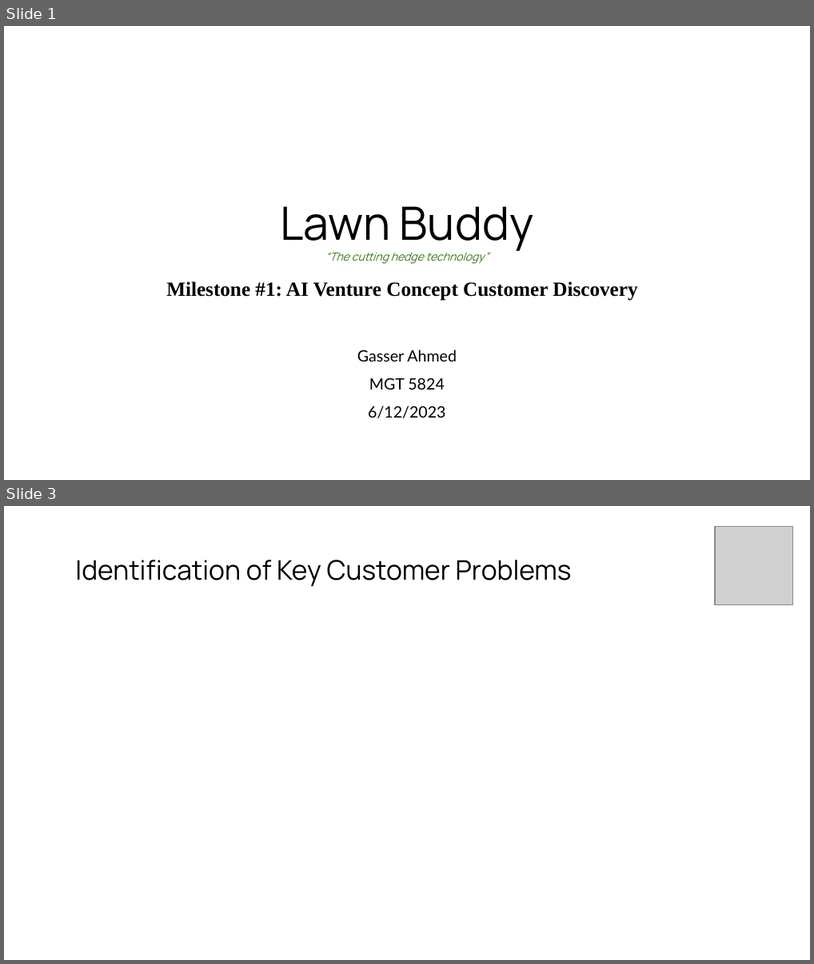
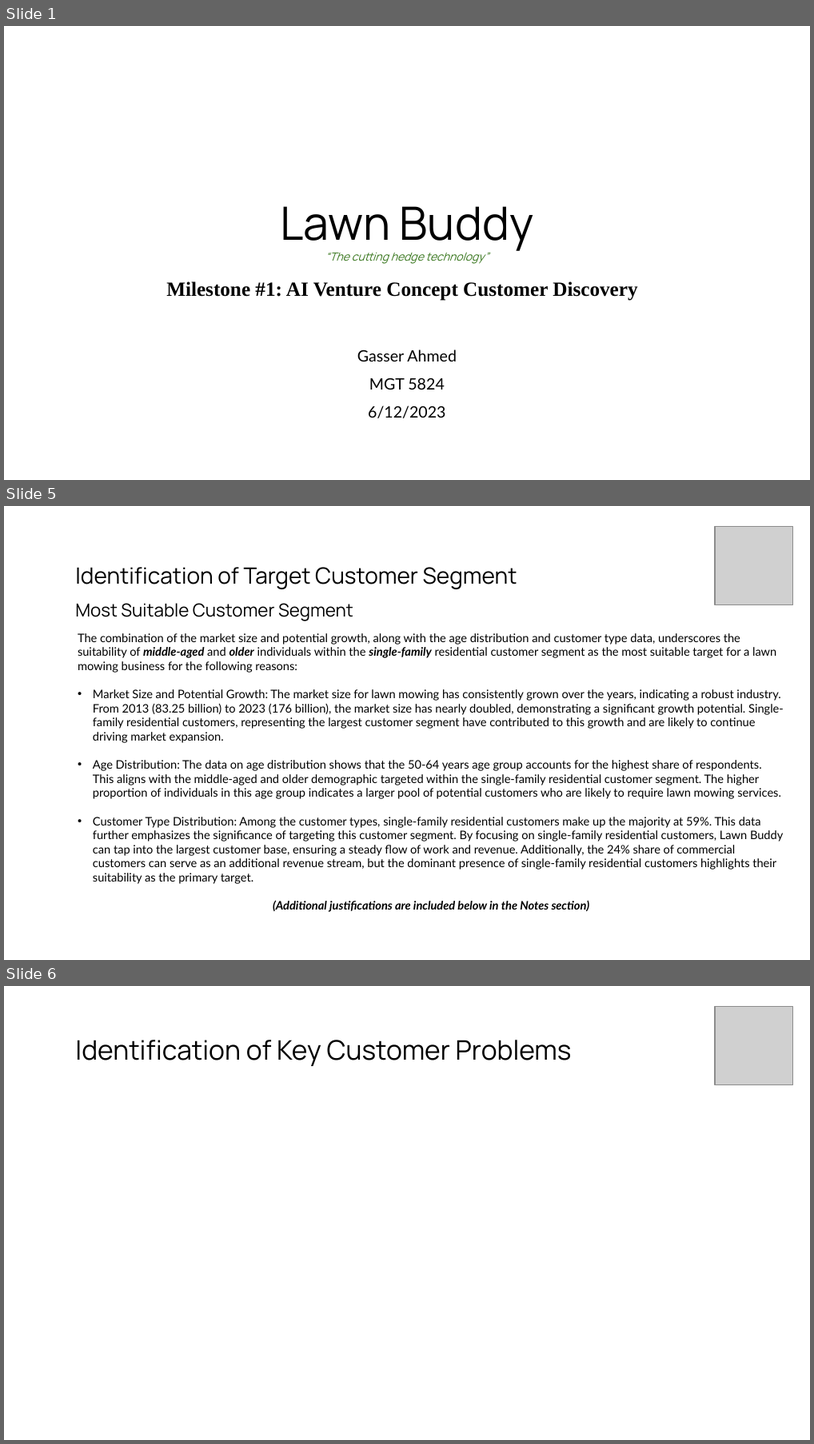
Before and after one commit to gasserahmed/VT-MIT, a slide deck: MGT5824-Tech-based Entrepreneurship/Assignments/Milestone #1 - AI Venture Concept Customer Discovery/gasser18-milestone1_customer_discovery_slides.pptx. Shown one above the other, each under a label of ours: slides 1 and 3 before the commit, slides 1, 5 and 6 after it; the slides between them are not shown. The pictures are 814x964 and 814x1444 pixels, drawn with LibreOffice and Linux fonts; fonts in the diff are those of the drawing; grey boxes stand for pictures. Boxes give left, top, right and bottom in pixels: in the first picture for what was removed or moved away, otherwise in the second. Text is boxed around its words. In the diff, an @@ line names an element or a change of style, - is before the commit and + after.

```diff
--- a/MGT5824-Tech-based Entrepreneurship/Assignments/Milestone #1 - AI Venture Concept Customer Discovery/gasser18-milestone1_customer_discovery_slides.pptx
+++ b/MGT5824-Tech-based Entrepreneurship/Assignments/Milestone #1 - AI Venture Concept Customer Discovery/gasser18-milestone1_customer_discovery_slides.pptx
@@ slide 5 added at (4,506,810,960), background #FFFFFF @@
@@ picture added at (715,527,794,605) @@
@@ title added at (75,567,518,621), 20 pt, text #000000 @@
+Identification of Target Customer Segment
+Most Suitable Customer Segment
@@ text added at (78,633,784,912), 10.5 pt, text #000000 @@
+The combination of the market size and potential growth, along with the age distribution and customer type data, underscores the suitability of middle-aged and older individuals within the single-family residential customer segment as the most suitable target for a lawn mowing business for the following reasons:
+• Market Size and Potential Growth: The market size for lawn mowing has consistently grown over the years, indicating a robust industry. From 2013 (83.25 billion) to 2023 (176 billion), the market size has nearly doubled, demonstrating a significant growth potential. Single-family residential customers, representing the largest customer segment have contributed to this growth and are likely to continue driving market expansion.
+• Age Distribution: The data on age distribution shows that the 50-64 years age group accounts for the highest share of respondents. This aligns with the middle-aged and older demographic targeted within the single-family residential customer segment. The higher proportion of individuals in this age group indicates a larger pool of potential customers who are likely to require lawn mowing services.
+• Customer Type Distribution: Among the customer types, single-family residential customers make up the majority at 59%. This data further emphasizes the significance of targeting this customer segment. By focusing on single-family residential customers, Lawn Buddy can tap into the largest customer base, ensuring a steady flow of work and revenue. Additionally, the 24% share of commercial customers can serve as an additional revenue stream, but the dominant presence of single-family residential customers highlights their suitability as the primary target.
+(Additional justifications are included below in the Notes section)
@@ what was slide 3 is now slide 6 @@
```
Also in this commit, not shown: 1 slide changed, 2 other slides added, 9 other files.
